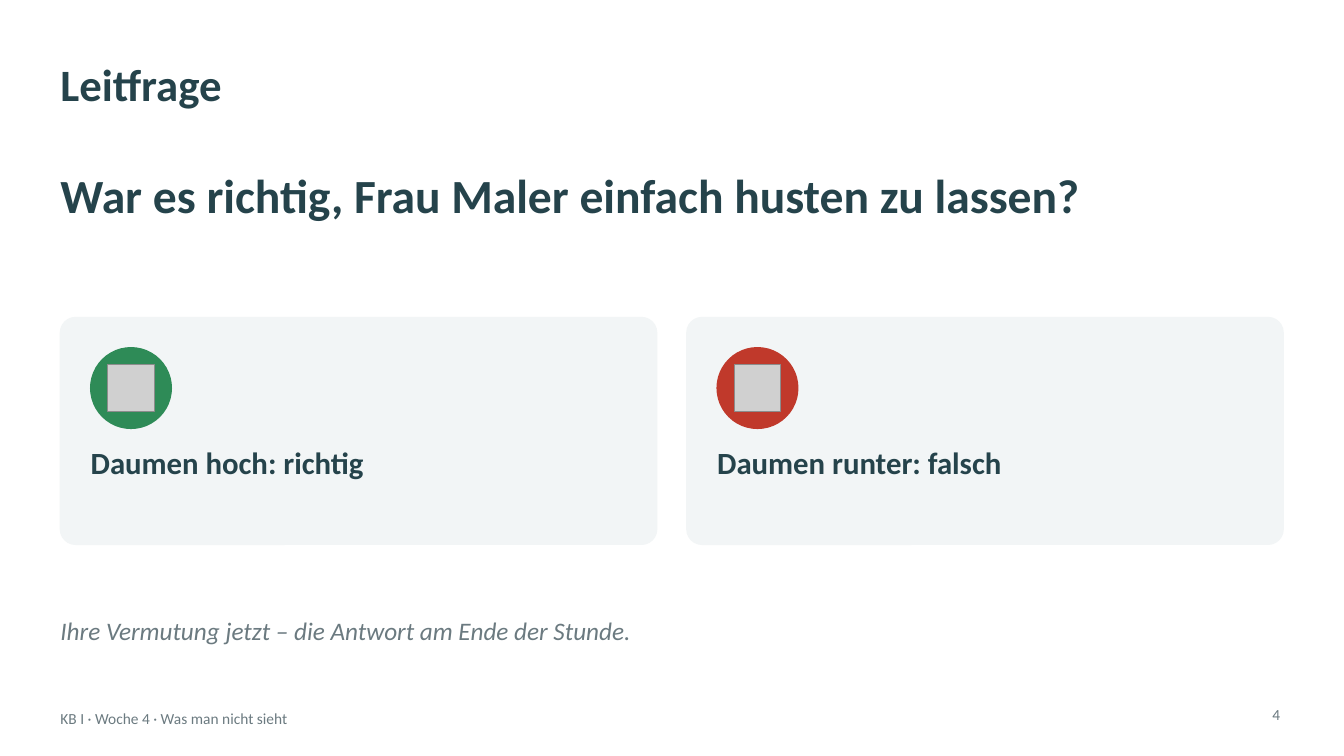
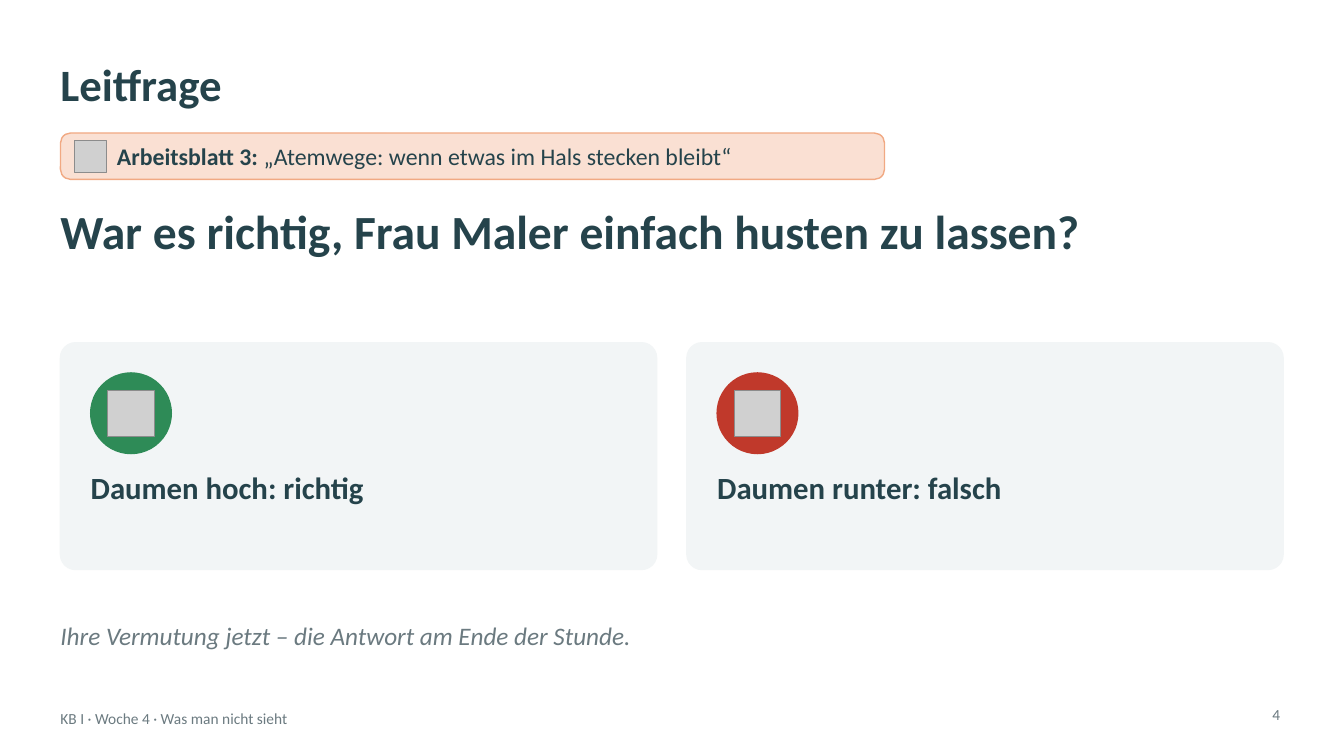
Before and after one commit to klawittersven-arch/3BFP2-kb1-notfall, a slide deck: slide 4 of arbeitsblatt/KB1_W4_Praesentation_3_Gelenkstelle_Atemwege.pptx. Drawn at 1344x756 pixels with LibreOffice and Linux fonts; fonts in the diff are those of the drawing; grey boxes stand for pictures; background and template pictures are left out. Boxes give left, top, right and bottom in pixels: in the first picture for what was removed or moved away, otherwise in the second. Text is boxed around its words. In the diff, an @@ line names an element or a change of style, - is before the commit and + after.

```diff
--- a/arbeitsblatt/KB1_W4_Praesentation_3_Gelenkstelle_Atemwege.pptx
+++ b/arbeitsblatt/KB1_W4_Praesentation_3_Gelenkstelle_Atemwege.pptx
@@ rounded rectangle added at [60, 133, 885, 179], fill #F1A983 at 35% opacity, outline #F1A983 1 pt @@
@@ picture added at [75, 140, 107, 172] @@
@@ text added at [117, 148, 731, 169], 17 pt, text #25434B @@
+Arbeitsblatt 3: „Atemwege: wenn etwas im Hals stecken bleibt“
@@ text "War es richtig, Frau Maler ...": place and size @@
-text "War es richtig, Frau Maler ..." at [60, 179, 1079, 221]
+text "War es richtig, Frau Maler ..." at [60, 215, 1079, 257]
@@ 2 pictures, 2 texts, 2 rounded rectangles, 2 ellipses: place and size @@
-2 pictures, 2 texts, 2 rounded rectangles, 2 ellipses at [60, 318, 1285, 544]
+2 pictures, 2 texts, 2 rounded rectangles, 2 ellipses at [60, 343, 1285, 570]
@@ text "Ihre Vermutung jetzt – die ...": place and size @@
-text "Ihre Vermutung jetzt – die ..." at [60, 622, 630, 645]
+text "Ihre Vermutung jetzt – die ..." at [60, 627, 630, 650]
```
Also in this commit, not shown: 4 other slides changed, 3 other files.
